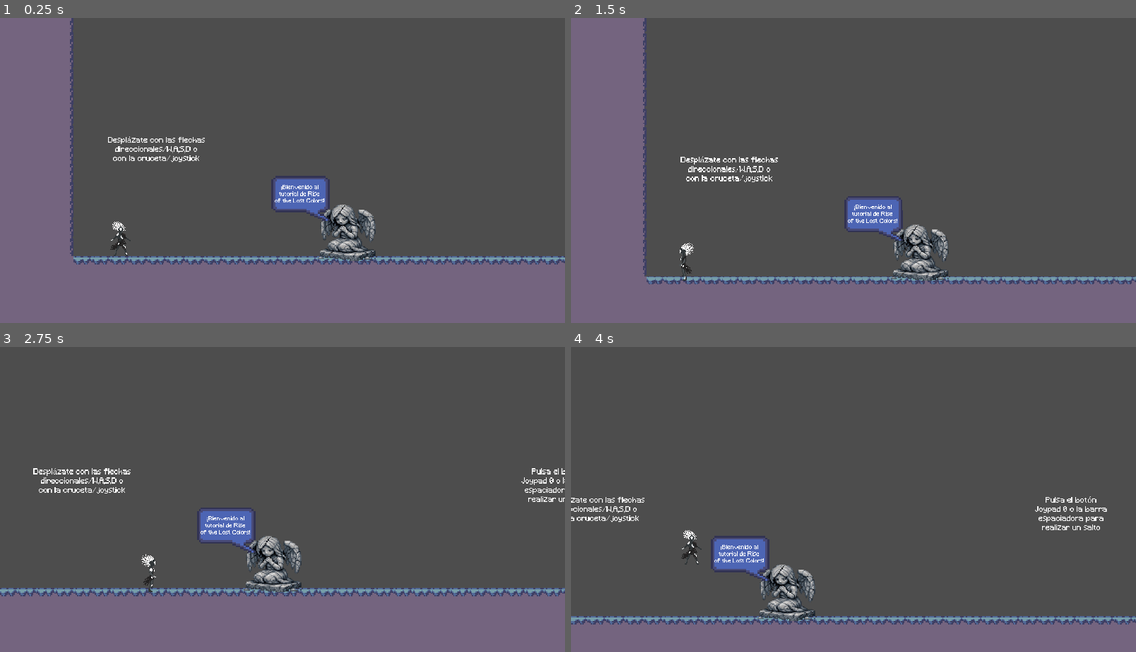
Above: before the commit, frames 1-4 (two rows, left to right).
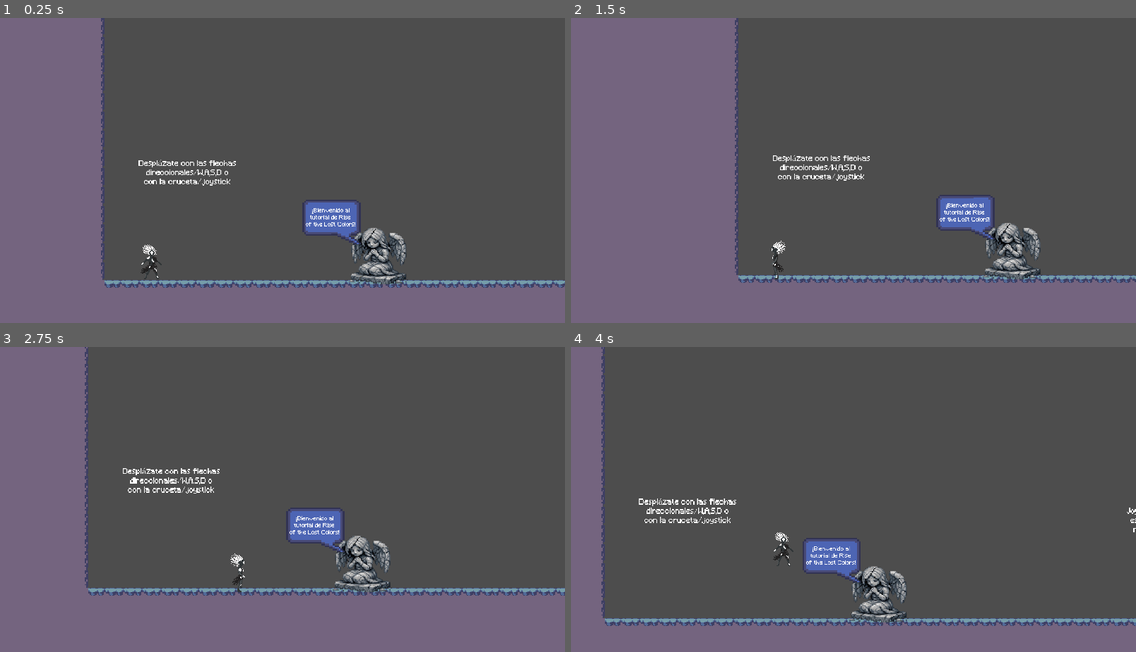
Above: after the commit, the same moments.

Repository: javsorbla/tfg-rotlc
Game: Godot game, scene res://scenes/Tutorial.tscn
The game is run twice, just before and just after one commit, with the same random seed, the same clock (stepped at 60 frames per second) and the same inputs.
Inputs:
- Up to frame 1 (0.25 s): no input
- Up to frame 2 (1.5 s): hold Down (aim_down) 0.53-1.28 s; tap Space (jump) at 0.77 s; tap Left (aim_left) at 1.35 s
- Up to frame 3 (2.75 s): tap Space (jump) at 1.52 s; hold Right (aim_right) from 2.03 s (still down)
- Up to frame 4 (4 s): release Right (aim_right) at 2.78 s; tap Up (aim_up) at 2.85 s; tap Space (jump) at 3.02, 3.77 s; tap J (attack) at 3.6 s

The runs differ from the first frame. In frame 1, 16% of the frame differs, in the area x 12-100%, y 0-89%; in frame 2, 21%, in the area x 12-100%, y 0-88%; in frame 3, 19%; in frame 4, 13%.

Commit message:
feat: añadir vibración de cámara al recibir daño

Diff:
--- a/Juego/player/Player.tscn
+++ b/Juego/player/Player.tscn
@@ -88,6 +88,10 @@
 shape = SubResource("CapsuleShape2D_dffot")
 debug_color = Color(0.8778, 0.31399, 0.357215, 0.42)
 
+[node name="CameraFollow" type="RemoteTransform2D" parent="."]
+update_rotation = false
+update_scale = false
+
 [connection signal="area_entered" from="AttackHitbox" to="." method="_on_attack_hitbox_area_entered"]
 [connection signal="area_entered" from="Hurtbox" to="." method="_on_hurtbox_area_entered"]
 [connection signal="body_entered" from="Hurtbox" to="." method="_on_hurtbox_body_entered"]
--- a/Juego/player/player.gd
+++ b/Juego/player/player.gd
@@ -29,6 +29,7 @@
 var dash_direction = 1.0
 var dash_cooldown_timer = 0.0
 var air_dash_used = false
+@onready var camera = get_tree().get_first_node_in_group("camera")
 
 # Variables de ataque
 var is_attacking = false
@@ -51,6 +52,9 @@
 	hitbox.visible = false
 	hurtbox.body_entered.connect(_on_hurtbox_body_entered)
 	hurtbox.area_entered.connect(_on_hurtbox_area_entered)
+	var camera = get_tree().get_first_node_in_group("camera")
+	if camera:
+		$CameraFollow.remote_path = camera.get_path()
 	if GameState.checkpoint_activated:
 		global_position = GameState.spawn_position
 	else:
@@ -174,6 +178,8 @@
 	is_invincible = true
 	invincibility_timer = INVINCIBILITY_DURATION
 	flash_timer = FLASH_DURATION
+	if camera:
+		camera.shake()
 	if current_health <= 0:
 		die()
 
--- a/Juego/scenes/Tutorial.tscn
+++ b/Juego/scenes/Tutorial.tscn
@@ -8,6 +8,7 @@
 [ext_resource type="FontFile" uid="uid://b5yw8u8qdipr6" path="res://assets/text/Minecraft.ttf" id="3_q2tak"]
 [ext_resource type="PackedScene" uid="uid://cliq12pggr3gh" path="res://enemies/common/EnemigoPrueba.tscn" id="5_ses35"]
 [ext_resource type="Texture2D" uid="uid://c78b1eerhl6js" path="res://assets/potions/pocion.png" id="6_1jylv"]
+[ext_resource type="Script" path="res://scenes/camera_tutorial.gd" id="9_iqxf7"]
 
 [sub_resource type="TileSetAtlasSource" id="TileSetAtlasSource_i6t85"]
 texture = ExtResource("1_whyj1")
@@ -410,12 +411,13 @@
 [node name="Player" parent="." instance=ExtResource("1_74p10")]
 position = Vector2(-166, 61)
 
-[node name="Camera2D" type="Camera2D" parent="Player"]
-position = Vector2(138, -60)
-position_smoothing_enabled = true
-
 [node name="Spawn1" type="Marker2D" parent="." groups=["checkpoint"]]
 position = Vector2(-164.569, 54.9008)
 
 [node name="Spawn2" type="Marker2D" parent="." groups=["checkpoint"]]
 position = Vector2(4580.49, 54.5826)
+
+[node name="Camera2D" type="Camera2D" parent="." groups=["camera"]]
+position = Vector2(42, -19)
+position_smoothing_enabled = true
+script = ExtResource("9_iqxf7")
--- /dev/null
+++ b/Juego/scenes/camera_tutorial.gd
@@ -0,0 +1,22 @@
+extends Camera2D
+
+var shake_timer = 0.0
+var shake_intensity = 0.0
+var base_offset = Vector2(60, -60)
+const SHAKE_DURATION = 0.2
+const SHAKE_INTENSITY = 3.0
+
+func shake():
+	shake_timer = SHAKE_DURATION
+	shake_intensity = SHAKE_INTENSITY
+
+func _process(delta):
+	if shake_timer > 0:
+		shake_timer -= delta
+		var intensity = shake_intensity * (shake_timer / SHAKE_DURATION)
+		offset = base_offset + Vector2(
+			randf_range(-intensity, intensity),
+			randf_range(-intensity, intensity)
+		)
+	else:
+		offset = base_offset
Not shown: 1 places in Juego/scenes/Tutorial.tscn that only renumber resources
